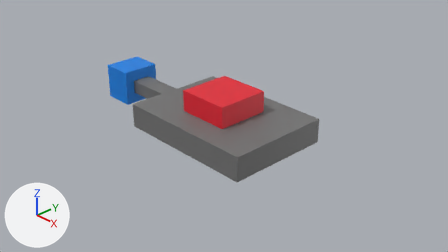
An edit to the Blender file Assets/Models/Protagonist Model/gizmo.blend, drawn before and after from the same camera.
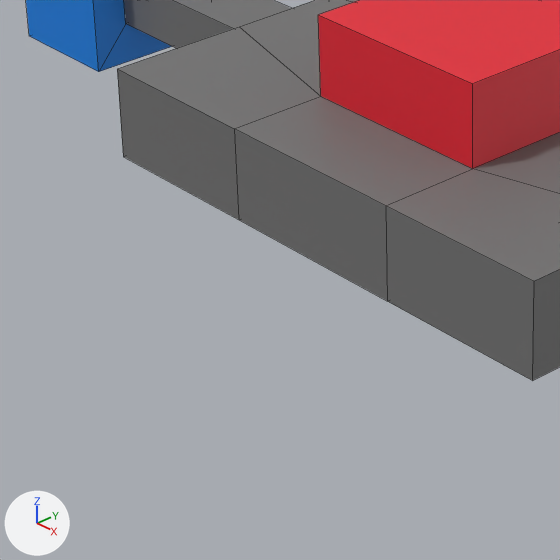
Each version appears first from the file's camera 'Camera', and next in a close-up on the part from 23% to 55% of the width and 34% to 90% of the height. The lights are fixed; the arrows at lower left show +X, +Y and +Z. The close-ups show mesh edges as thin lines.
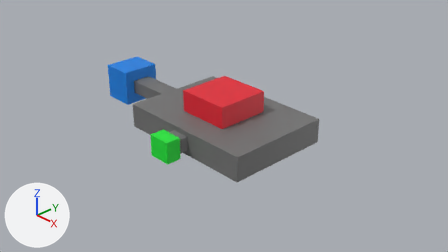
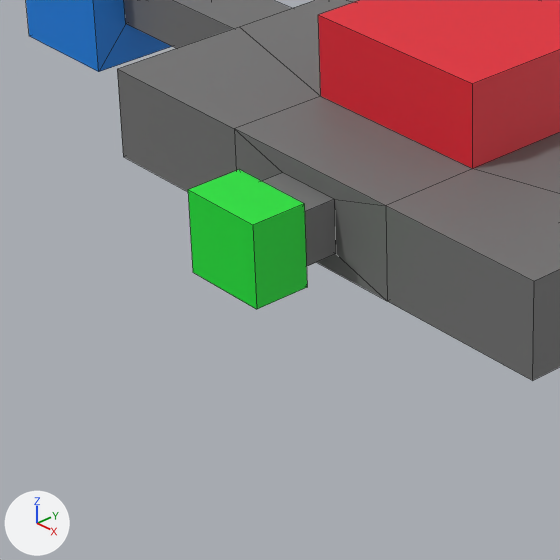
Commit message: tweaked gizmo model

Location of each change, [x1, y1, x2, y2] in pixels of the close-ups (560 x 560 px):
part 1 of me_cube, built on
    before: [234, 129, 387, 301]
    after: [188, 129, 387, 309]

The change, as a list of edits to the scene's bpy script:
```text
Add mat_material_003:
    mat_material_003 = principled_material('Material.003')
    mat_material_003.base_color = (0.00724, 0.8, 0.0379)  # green #14e737
Change me_cube:
    used by ob_cube; location = (0.0, 0.0, 0.0)
    remove me_cube.from_pydata(...)  # 52 vertices, 50 faces; spans x -3.11..1.38, y -1.0..1.0, z -0.35..0.63
    add me_cube.from_pydata(...)  # 68 vertices, 66 faces; spans x -3.11..1.38, y -1.47..1.0, z -0.35..0.63
    me_cube part 1
    1 face is deleted
    16 vertices are added at x -0.22..0.22, y -1.47..-1.0, z -0.2..0.2
    8 new faces join them, mat_material (grey #747474)
    9 new faces join them, mat_material_003 (green #14e737)
    add me_cube.materials.append(mat_material_003)  # green #14e737
```
